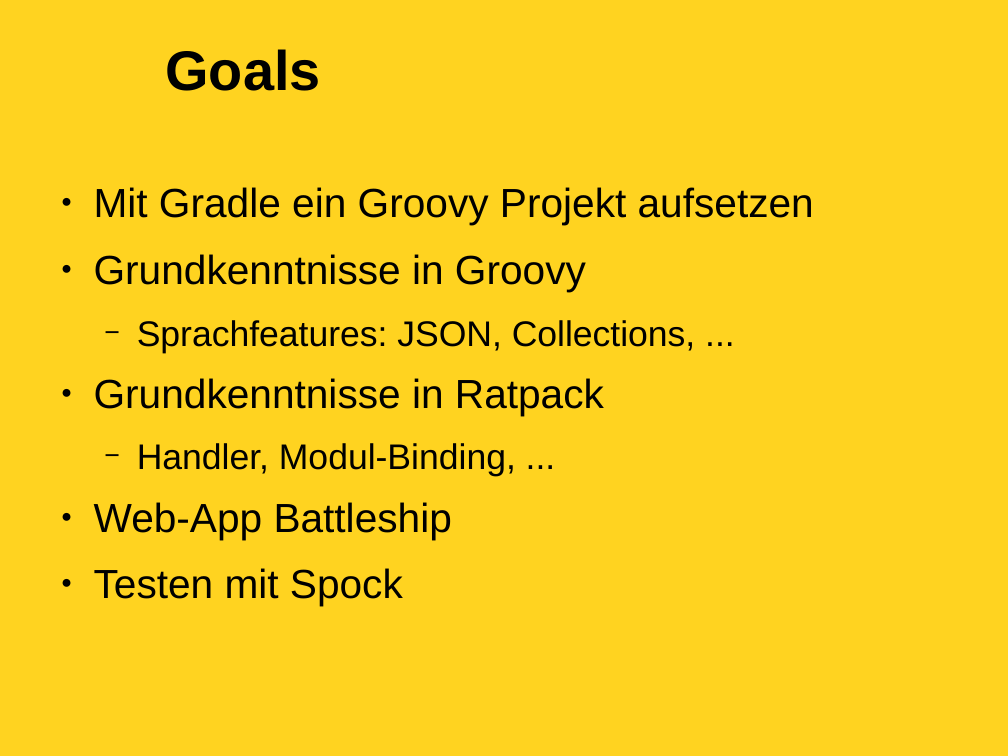
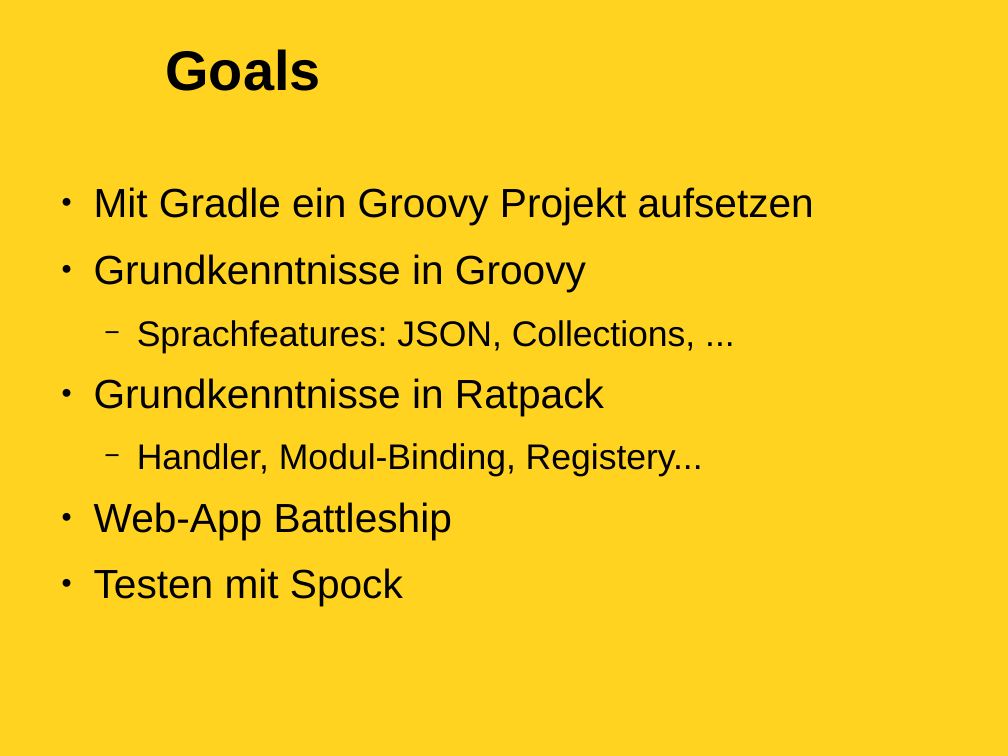
Before and after one commit to soehmann/academy, a slide deck: slide 4 of groovy-academy.odp. Drawn at 1008x756 pixels with LibreOffice and Linux fonts; fonts in the diff are those of the drawing; background and template pictures are left out. Boxes give left, top, right and bottom in pixels: in the first picture for what was removed or moved away, otherwise in the second. Text is boxed around its words. In the diff, an @@ line names an element or a change of style, - is before the commit and + after.

Commit message:
Add ratpack handler slide

```diff
--- a/groovy-academy.odp
+++ b/groovy-academy.odp
@@ text at <box>137,443,703,477</box>: text changed @@
-  − Handler, Modul-Binding, ...
+  − Handler, Modul-Binding, Registery...
```
Also in this commit, not shown: 2 other slides changed, 2 slides added, 1 other file.
